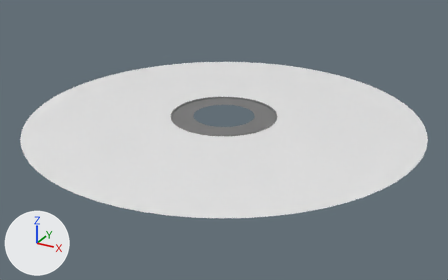
One commit to the FBX model Assets/Obj/Fase3/cd.fbx: the scene before it, then after it.
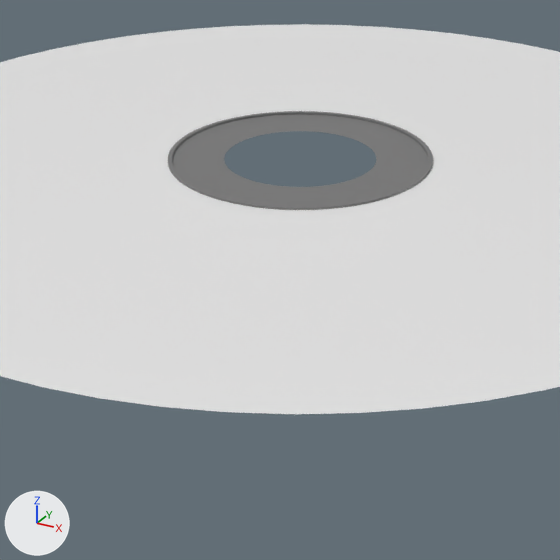
Each version is shown whole from a camera (50 mm lens) standing at (0.574, -0.452, 0.493) and looking at (0.009, 0.574, -0.02), then close up on the part from 23% to 73% of the width and 19% to 99% of the height. Every picture has the same lights, and +X, +Y and +Z are marked at lower left.

The older version as bpy lines, for what is in view:
```python
me_cylinder = bpy.data.meshes.new('Cylinder')
me_cylinder.from_pydata(...)  # 448 vertices, 380 faces; spans x -0.401..0.401, y -0.401..0.401, z -0.002..0.004
# faces by material slot: [64, 316]
me_cylinder.materials.append(mat_material_004)  # white #e7e7e7
me_cylinder.materials.append(mat_material_005)  # grey #777777
ob_cylinder = bpy.data.objects.new('Cylinder', me_cylinder)
ob_cylinder.location = (0.0, 0.5912, 0.0243)
```
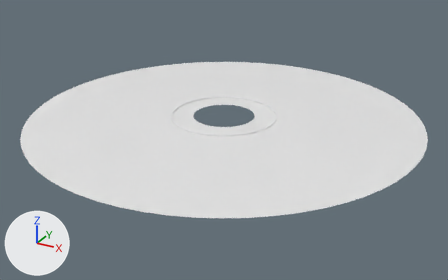
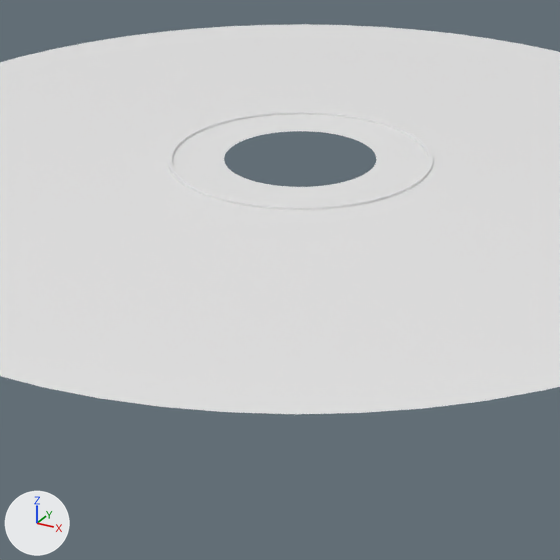
Edits to the bpy script that builds the scene:
```text
Add mat_material_002:
    mat_material_002 = principled_material('Material.002')
    mat_material_002.base_color = (0.8, 0.8, 0.8)  # white #e7e7e7
Change me_cylinder:
    where me_cylinder.from_pydata(...)  # 448 vertices, 380 faces; spans x -0.401..0.401, y -0.401..0.401, z -0.002..0.004
    used by ob_cylinder; location = (0.0, 0.5912, 0.0243)
    me_cylinder part 1: all 188 faces centred in x -0.109..0.109, y -0.109..0.109, z 0.003..0.004 switch from mat_material_005 (grey #777777) to mat_material_004 (white #e7e7e7)
    me_cylinder part 2: all 64 faces centred in x -0.084..0.084, y -0.084..0.084, z 0.002 switch from mat_material_005 (grey #777777) to mat_material_002 (white #e7e7e7)
```

Pixel boxes (x1, y1, x2, y2) of what changed, in the close-ups (560 x 560 px):
part 1 of me_cylinder, recoloured (grey to white)
    both: (168, 111, 433, 210)
part 2 of me_cylinder, recoloured (grey to white)
    both: (172, 114, 428, 206)
